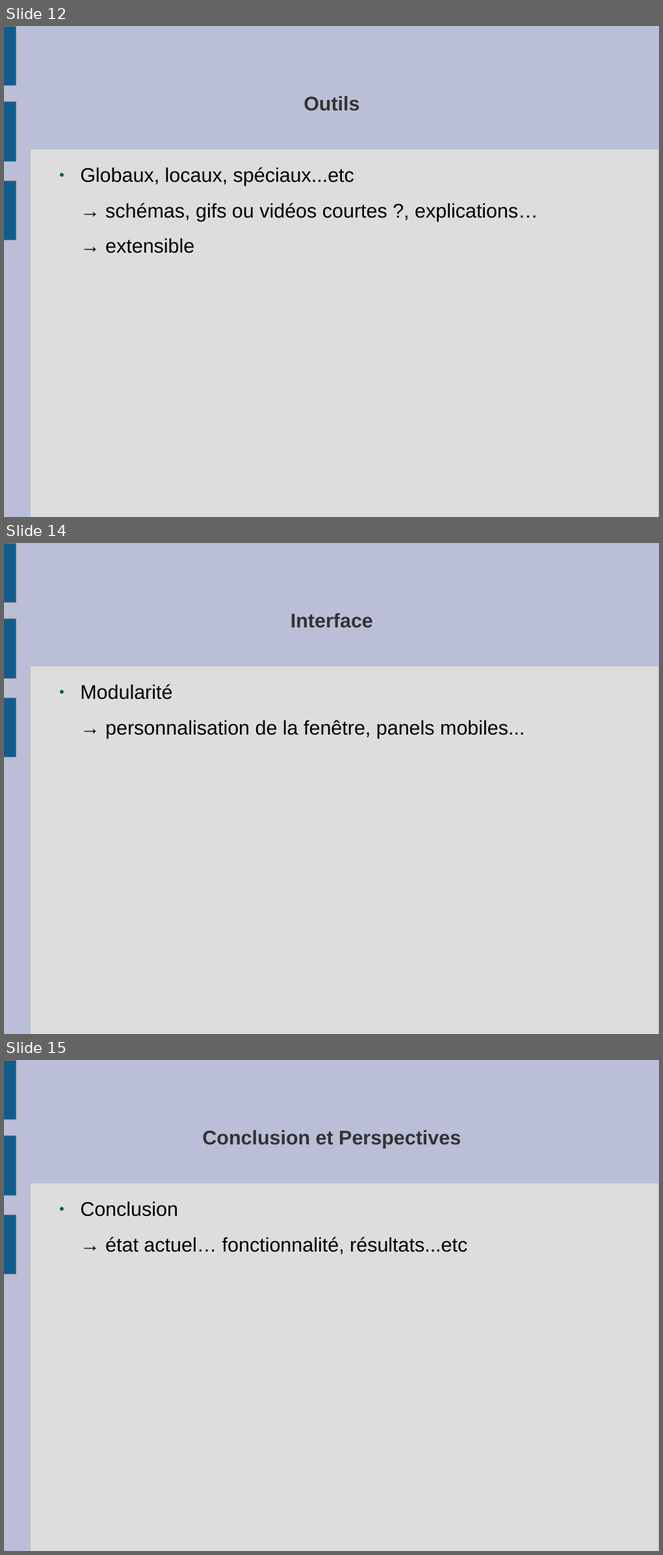
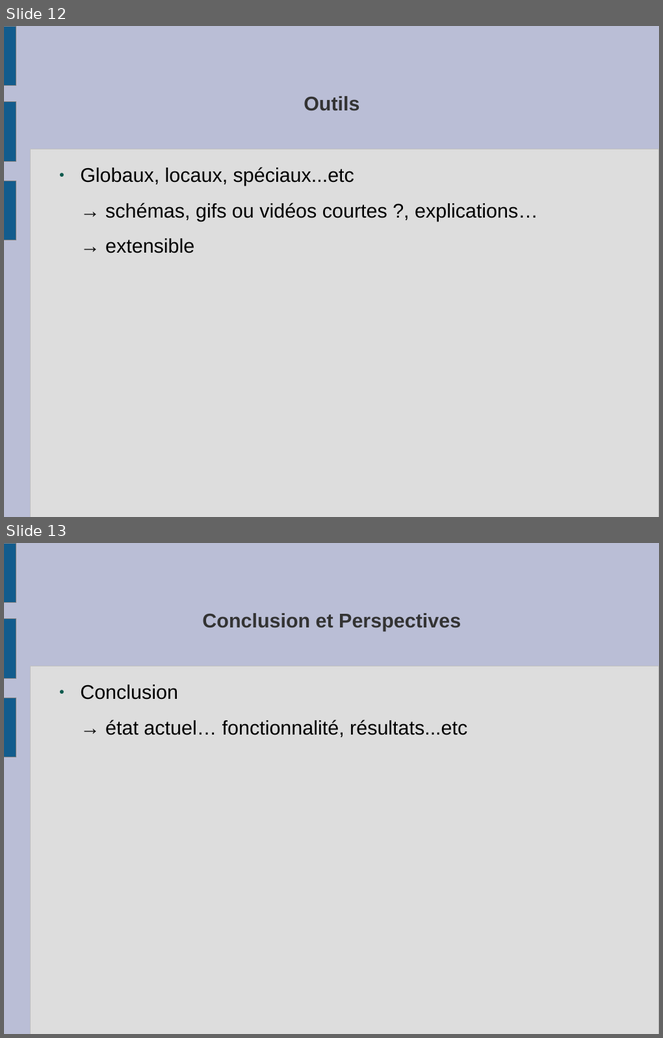
Before and after one commit to slvrgauthier/OpenSculpt, a slide deck: Documentation/Soutenance.odp. Shown one above the other, each under a label of ours: slides 12, 14 and 15 before the commit, slides 12 and 13 after it; the slides between them are not shown. The pictures are 663x1555 and 663x1038 pixels, drawn with LibreOffice and Linux fonts; fonts in the diff are those of the drawing. Boxes give left, top, right and bottom in pixels: in the first picture for what was removed or moved away, otherwise in the second. Text is boxed around its words. In the diff, an @@ line names an element or a change of style, - is before the commit and + after.

```diff
--- a/Documentation/Soutenance.odp
+++ b/Documentation/Soutenance.odp
@@ slide 14 removed at (x1=4, y1=543, x2=659, y2=1034), background #BABED6; not listed: 4 template elements that a slide beside it also shows @@
@@ title removed at (x1=291, y1=613, x2=373, y2=628) @@
-Interface
@@ text removed at (x1=80, y1=684, x2=525, y2=739) @@
-● Modularité
-→ personnalisation de la fenêtre, panels mobiles...
@@ what was slide 15 is now slide 13 @@
```
Also in this commit, not shown: 1 slide changed, 1 other slide removed, 1 other file.
